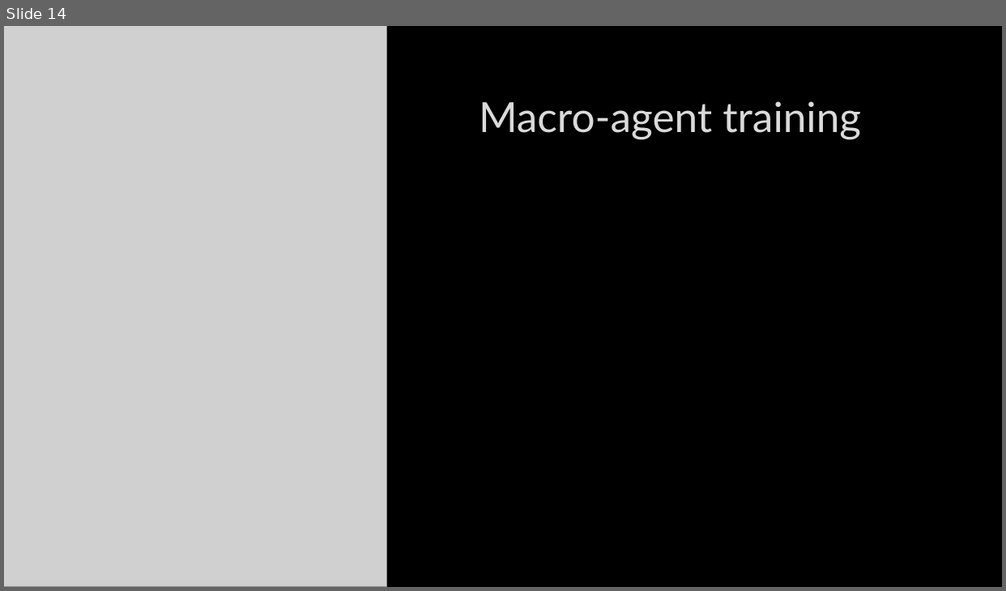
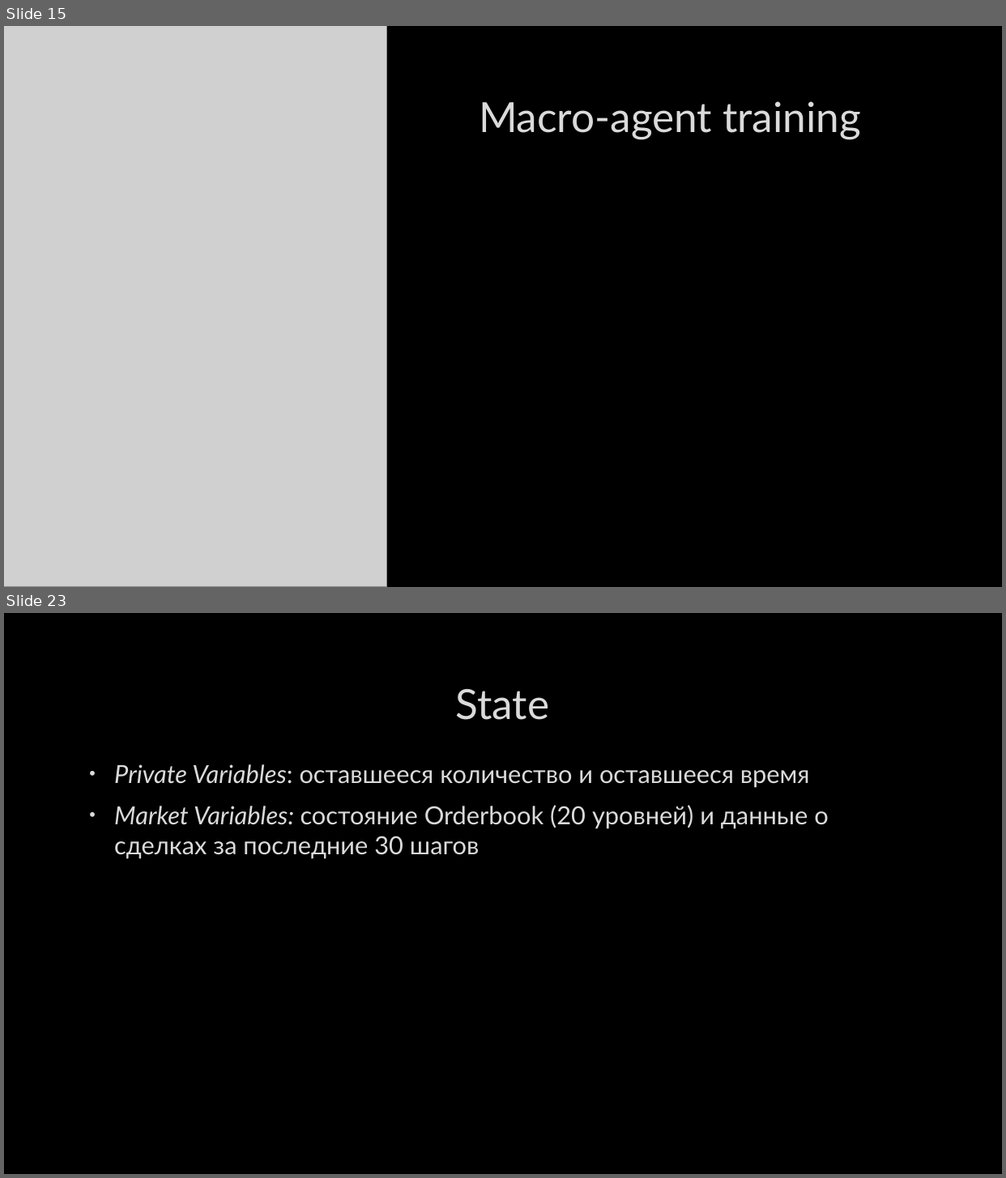
Before and after one commit to Zhekuson/Findan, a slide deck: MA_RL_OMM/presentation.pptx. Shown one above the other, each under a label of ours: slide 14 before the commit, slides 15 and 23 after it; the slides between them are not shown. The pictures are 1006x591 and 1006x1178 pixels, drawn with LibreOffice and Linux fonts; fonts in the diff are those of the drawing; grey boxes stand for pictures; background and template pictures are left out. Boxes give left, top, right and bottom in pixels: in the first picture for what was removed or moved away, otherwise in the second. Text is boxed around its words. In the diff, an @@ line names an element or a change of style, - is before the commit and + after.

```diff
--- a/MA_RL_OMM/presentation.pptx
+++ b/MA_RL_OMM/presentation.pptx
@@ slide 23 added at (x1=4, y1=613, x2=1002, y2=1174), background picture (left out) @@
@@ title added at (x1=456, y1=689, x2=550, y2=720), 40 pt, text #DADADA @@
+State
@@ text added at (x1=114, y1=764, x2=828, y2=859), 24 pt, text #DADADA @@
+• Private Variables: оставшееся количество и оставшееся время
+• Market Variables: состояние Orderbook (20 уровней) и данные о сделках за последние 30 шагов
@@ what was slide 14 is now slide 15 @@
```
Also in this commit, not shown: 1 slide changed, 18 other slides added, 2 slides removed.
